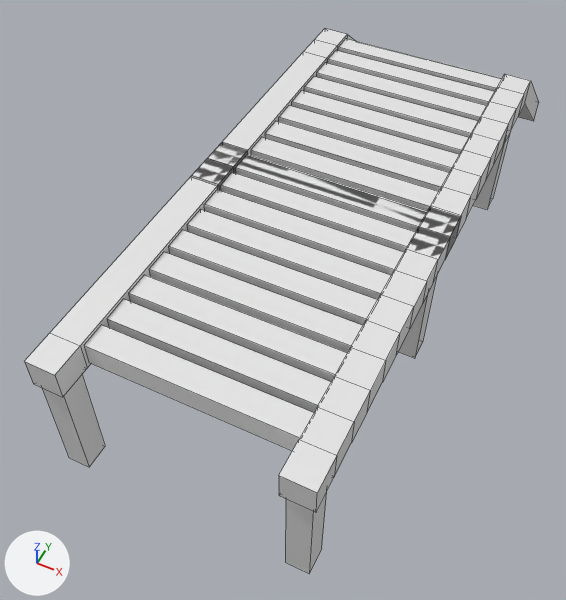
The OBJ model ICT397GroupProject/Models/Dock/Dock.obj: old version first, new version second.
The view is the same before and after, from a camera (50 mm lens) standing at (4.49, -8.1, 6.8) and looking at (1.1, -1.32, -1.68). The lights are fixed; the arrows at lower left show +X, +Y and +Z. Mesh edges are drawn as thin lines. Where no turn or scale is listed for an object, it has been applied to the vertices. Vertices at the same position are counted once.

Names of what the first picture shows: 'Dock_Cube'.
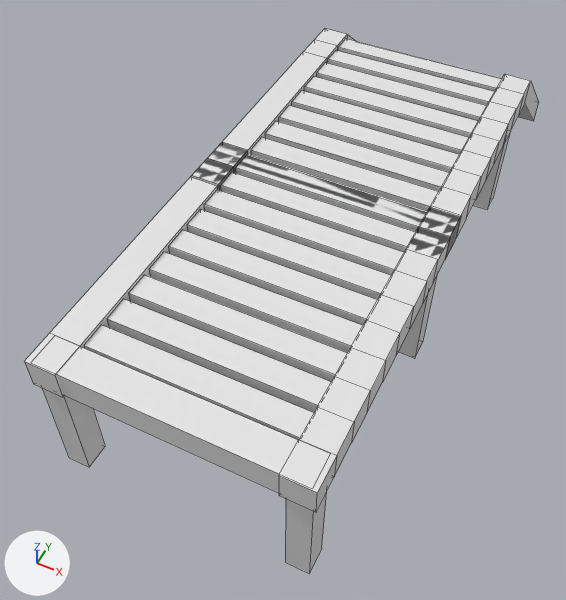
The newer file is also turned or shifted as a whole; pictures and numbers use the older file's frame.

The edits, one by one:
me_dock_cube has 376 vertices, 347 faces and spans x -0.2..3.2, y -4.82..4.79, z -1.8..0.2.
me_dock_cube is used by ob_dock_cube; location (0.0, 0.0, 0.0).
me_dock_cube part 1: the loose piece of 8 vertices spanning x 0.2..2.8, y 2.93..3.21, z -0.29..-0.15 is copied, and the copy is scaled about its middle by (1.26, 1.49, 2.78), then moved by (0.0, -7.66, 0.22); it spans x -0.14..3.14, y -4.8..-4.39, z -0.19..0.19.

Location of each change, (x1, y1, x2, y2) in pixels of the pictures (566 x 600 px):
part 1 of me_dock_cube, added: after (57, 347, 298, 493)
